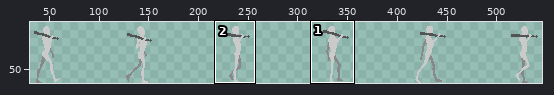
Two states of a sprite sheet, assets/player/amenine/walk.png. The first picture is a wide view before the edit; the outline marks the close-up.
Close-up. As it was:
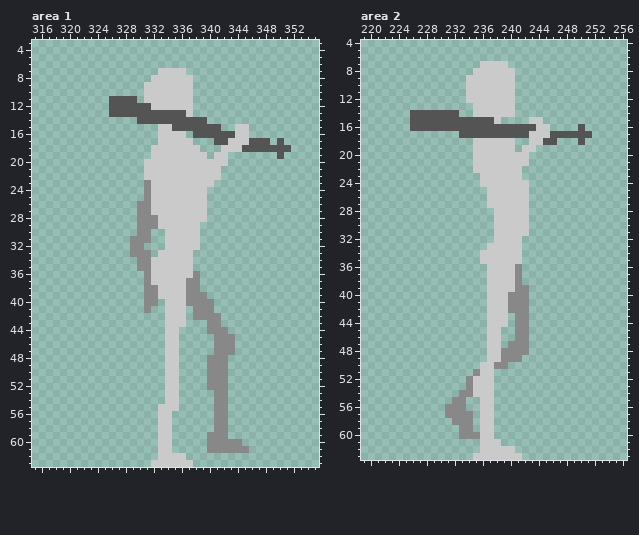
The file is 576x64 pixels. Shown: area 1: x 315..355, y 3..63; area 2: x 219..256, y 4..63. The wide view leaves out empty margins. The commit also changed other parts of the picture, which this record leaves out.
After the commit:
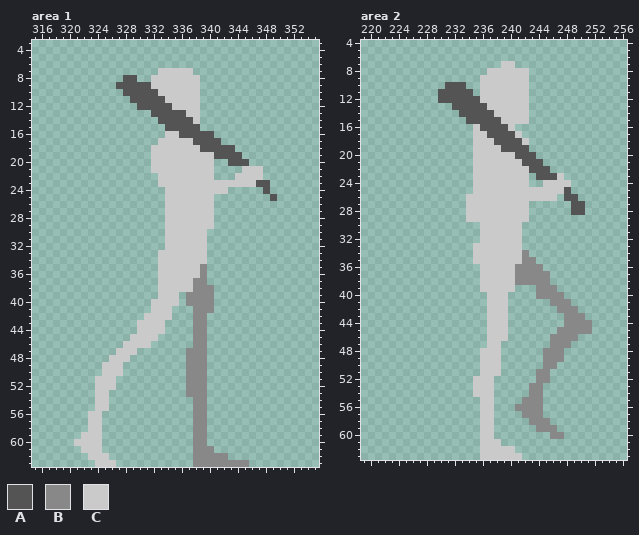
Palette (. is transparent): A #545454  B #888888  C #cacaca
Diff:
Area 1:
y 7: x 337 . -> C
y 8: x 328..329 .. -> AA; x 338 . -> C
y 9: x 327..331 ....C -> AAAAA; x 338 . -> C
y 10: x 328..332 ...CC -> AAAAA; x 338 . -> C
y 11: x 326..328 AAA -> ...; x 330..333 .CCC -> AAAA; x 338 . -> C
y 12: x 326..329 AAAA -> ....; x 332..334 CCC -> AAA; x 338 . -> C
y 13: x 326..331 AAAAAA -> ......; x 338 . -> C
y 14: x 330..332 AAA -> ...; x 338..339 AA -> C.
y 15: x 333..334 CC -> .A; x 339..341 AAA -> ...; x 344..345 CC -> ..
y 16: x 333 C -> .; x 336..337 C. -> AA; x 341..345 AAACC -> .....
y 17: x 338..340 ... -> AAA; x 342..348 ACCCAAA -> .......; x 350 A -> .
y 18: x 339..351 ...CCCAAAAAAA -> AAAAA........
y 19: x 340..344 .CC.. -> CAAAA; x 350 A -> .
y 20: x 331 C -> .; x 341..345 CC... -> ..AAA
y 21: x 331 C -> .; x 341 C -> .; x 345..347 ... -> CCC
y 22: x 331..332 CC -> ..; x 341 C -> .; x 344..347 .... -> CCCC
y 23: x 331..332 BC -> ..; x 341..348 ........ -> CCCCCCAA
y 24: x 331..333 BCC -> ...; x 340..342 ... -> CCC; x 348 . -> A
y 25: x 331..333 BCC -> ...; x 340 . -> C; x 349 . -> A
y 26..27: x 330..333 BBCC -> ....; x 340 . -> C
y 28: x 330..333 BBBC -> ....; x 340 . -> C
y 29: x 330..333 BBBC -> ....; x 339..340 .. -> CC
y 30: x 330..331 BB -> ..; x 339 . -> C
y 31: x 329..331 BBB -> ...; x 339 . -> C
y 32: x 329..330 BB -> ..; x 339 . -> C
y 33: x 329..331 BBB -> ...; x 338..339 .. -> CC
y 34: x 330..332 BBC -> ...; x 338..339 .. -> CC
y 35: x 330..332 BBC -> ...; x 338..339 .. -> CB
y 36: x 331..332 BC -> ..; x 338..339 B. -> CB
y 37: x 331..332 BC -> ..; x 337 B -> C; x 339 . -> B
y 38: x 331..332 BB -> ..; x 337 B -> C; x 339..340 .. -> BB
y 39: x 331..332 BB -> ..; x 336 C -> .; x 340 . -> B
y 40: x 331..333 BB. -> .CC; x 336 C -> .
y 41: x 331..333 B.. -> .CC; x 335..336 CC -> ..
y 42: x 331..333 ... -> CCC; x 335..336 CC -> ..; x 340..341 BB -> ..
y 43: x 330..336 ....CCC -> CCCC...; x 338..341 ..BB -> BB..
y 44: x 330..335 ....CC -> CCCC..; x 338..342 ..BBB -> BB...
y 45: x 329..332 .... -> CCCC; x 334..335 CC -> ..; x 338..339 .. -> BB; x 341..343 BBB -> ...
y 46: x 328..331 .... -> CCCC; x 334..335 CC -> ..; x 338..339 .. -> BB; x 341..343 BBB -> ...
y 47: x 327..329 ... -> CCC; x 334..335 CC -> ..; x 337..339 ... -> BBB; x 341..343 BBB -> ...
y 48: x 326..328 ... -> CCC; x 334..335 CC -> ..; x 337..342 ...BBB -> BBB...
y 49..50: x 325..327 ... -> CCC; x 334..335 CC -> ..; x 337..342 ...BBB -> BBB...
y 51..52: x 324..326 ... -> CCC; x 334..335 CC -> ..; x 337..342 ...BBB -> BBB...
y 53: x 324..325 .. -> CC; x 334..335 CC -> ..; x 337..339 ... -> BBB; x 341..342 BB -> ..
y 54: x 324..325 .. -> CC; x 334..335 CC -> ..; x 338..339 .. -> BB; x 341..342 BB -> ..
y 55: x 324..325 .. -> CC; x 333..335 CCC -> ...; x 338..339 .. -> BB; x 341..342 BB -> ..
y 56..58: x 323..324 .. -> CC; x 333..334 CC -> ..; x 338..339 .. -> BB; x 341..342 BB -> ..
y 59: x 322..324 ... -> CCC; x 333..334 CC -> ..; x 338..342 ..BBB -> BB...
y 60: x 321..324 .... -> CCCC; x 333..334 CC -> ..; x 338..344 ..BBBBB -> BB.....
y 61: x 322..324 ... -> CCC; x 333..334 CC -> ..; x 338..339 .. -> BB; x 341..345 BBBBB -> .....
y 62: x 323..325 ... -> CCC; x 333..336 CCCC -> ....; x 338..342 ..... -> BBBBB
y 63: x 324..326 ... -> CCC; x 332..345 CCCCCC........ -> ......BBBBBBBB
Area 2:
y 7: x 236..238 CCC -> ...; x 240 . -> C
y 8: x 235..236 CC -> ..; x 241..242 .. -> CC
y 9: x 234..235 CC -> ..; x 241..242 .. -> CC
y 10: x 231..235 ...CC -> AAA..; x 241..242 .. -> CC
y 11: x 230..235 ....CC -> AAAAA.; x 241..242 .. -> CC
y 12: x 230..235 ....CC -> AAAAAA; x 241..242 .. -> CC
y 13: x 232..236 ...CC -> AAAAA; x 241..242 .. -> CC
y 14: x 226..237 AAAAAAA..CCC -> .......AAAAA; x 241..242 .. -> CC
y 15: x 226..233 AAAAAAAA -> ........; x 238..244 C....CC -> ACCCC..
y 16: x 226..235 AAAAAAAAAA -> .........C; x 240..245 AAAACC -> C.....; x 250 A -> .
y 17: x 233..236 AAAA -> ..CC; x 241..251 AACCCAAAAAA -> C..........
y 18: x 238..246 CCC..CCAA -> AAAAC....; x 250 A -> .
y 19: x 239..243 CC.CC -> AAAA.
y 20: x 241..243 CC. -> AAA
y 21: x 242..244 C.. -> AAA
y 22: x 242..245 .... -> CAAA
y 23: x 235 . -> C; x 242 . -> C; x 244..247 .... -> AAAC
y 24: x 235 . -> C; x 245..248 .... -> CCCC
y 25: x 235..236 .. -> CC; x 243..248 ...... -> CCCCCA
y 26: x 234..236 ... -> CCC; x 243..246 .... -> CCCC; x 248..249 .. -> AA
y 27: x 234..236 ... -> CCC; x 249..250 .. -> AA
y 28: x 234..237 .... -> CCCC; x 249..250 .. -> AA
y 29: x 234..237 .... -> CCCC
y 30..31: x 236..237 .. -> CC; x 242 C -> .
y 32: x 236..237 .. -> CC
y 33: x 235..236 .. -> CC
y 34: x 235 . -> C; x 242 . -> B
y 35: x 235 . -> C; x 242..243 .. -> BB
y 36: x 236 . -> C; x 242..244 ... -> BBB
y 37..38: x 236 . -> C; x 242..245 .... -> BBBB
y 39: x 236 . -> C; x 241..242 BB -> ..; x 244..246 ... -> BBB
y 40: x 240..242 BBB -> ...; x 244..247 .... -> BBBB
y 41: x 240..242 BBB -> ...; x 246..248 ... -> BBB
y 42: x 240..242 BBB -> ...; x 247..249 ... -> BBB
y 43: x 241..242 BB -> ..; x 248..250 ... -> BBB
y 44: x 241..242 BB -> ..; x 248..251 .... -> BBBB
y 45: x 239 . -> C; x 241..242 BB -> ..; x 247..251 ..... -> BBBBB
y 46: x 239 . -> C; x 241..242 BB -> ..; x 246..249 .... -> BBBB
y 47: x 240..242 BBB -> ...; x 246..248 ... -> BBB
y 48: x 236 . -> C; x 239..242 BBBB -> ....; x 245..247 ... -> BBB
y 49: x 236 . -> C; x 239..241 BBB -> ...; x 245..247 ... -> BBB
y 50: x 238..239 BB -> C.; x 245..246 .. -> BB
y 51: x 235 B -> .; x 238 . -> C; x 244..245 .. -> BB
y 52: x 234 B -> .; x 244..245 .. -> BB
y 53: x 234 B -> .; x 243..244 .. -> BB
y 54: x 233..234 BB -> ..; x 243..244 .. -> BB
y 55: x 232..233 BB -> ..; x 242..244 ... -> BBB
y 56: x 231..233 BBB -> ...; x 241..244 .... -> BBBB
y 57: x 231..234 BBBB -> ....; x 242..244 ... -> BBB
y 58: x 232..234 BBB -> ...; x 243..245 ... -> BBB
y 59: x 233..234 BB -> ..; x 244..246 ... -> BBB
y 60: x 233..235 BBB -> ...; x 246..247 .. -> BB
y 63: x 235 C -> .
